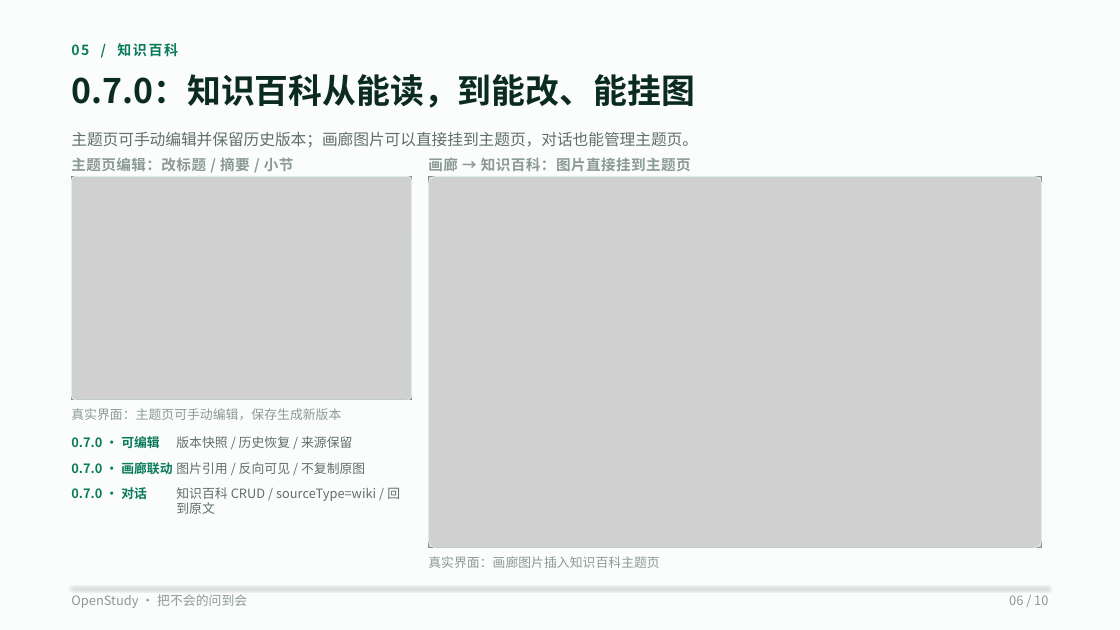
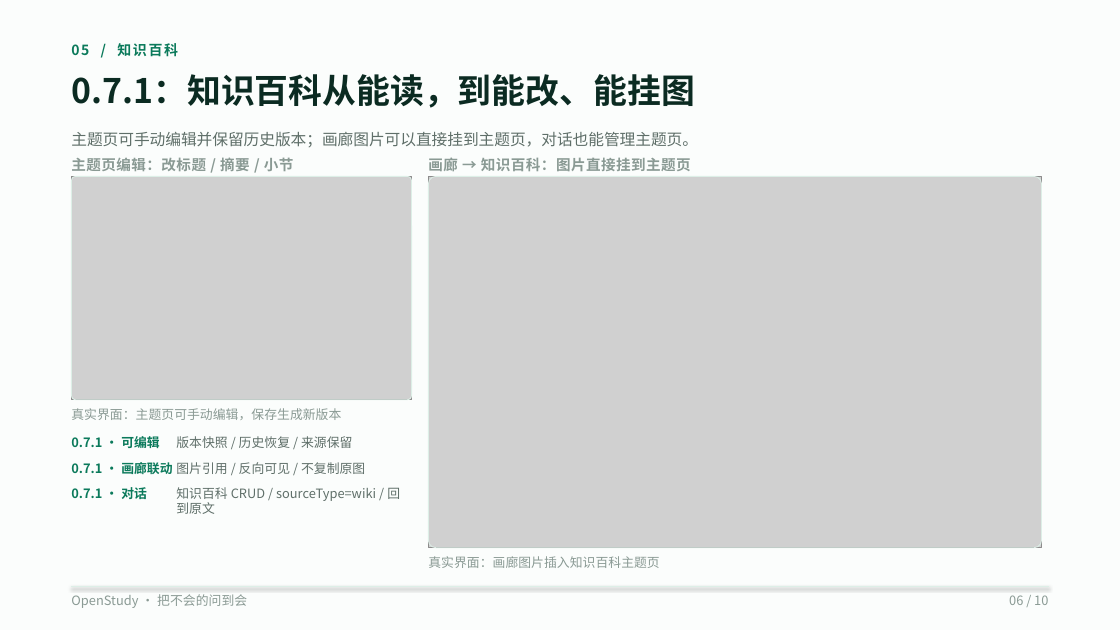
Before and after one commit to wufeng1234567/openstudy-fastapi-ts, a slide deck: slide 6 of doc/competition/OpenStudy-10页-码道版.pptx. Drawn at 1120x630 pixels with LibreOffice and Linux fonts; fonts in the diff are those of the drawing; grey boxes stand for pictures. Boxes give left, top, right and bottom in pixels: in the first picture for what was removed or moved away, otherwise in the second. Text is boxed around its words. In the diff, an @@ line names an element or a change of style, - is before the commit and + after.

Commit message:
feat: 图片描述任务持久化与画廊进度恢复 (0.7.1)

```diff
--- a/doc/competition/OpenStudy-10页-码道版.pptx
+++ b/doc/competition/OpenStudy-10页-码道版.pptx
@@ text at bbox=[71, 74, 695, 108]: text changed @@
-0.7.0：知识百科从能读，到能改、能挂图
+0.7.1：知识百科从能读，到能改、能挂图
@@ text at bbox=[71, 436, 160, 448]: text changed @@
-0.7.0 · 可编辑
+0.7.1 · 可编辑
@@ text at bbox=[71, 462, 172, 474]: text changed @@
-0.7.0 · 画廊联动
+0.7.1 · 画廊联动
@@ text at bbox=[71, 487, 147, 499]: text changed @@
-0.7.0 · 对话
+0.7.1 · 对话
```
Also in this commit, not shown: 1 other slide changed, 19 other files.
